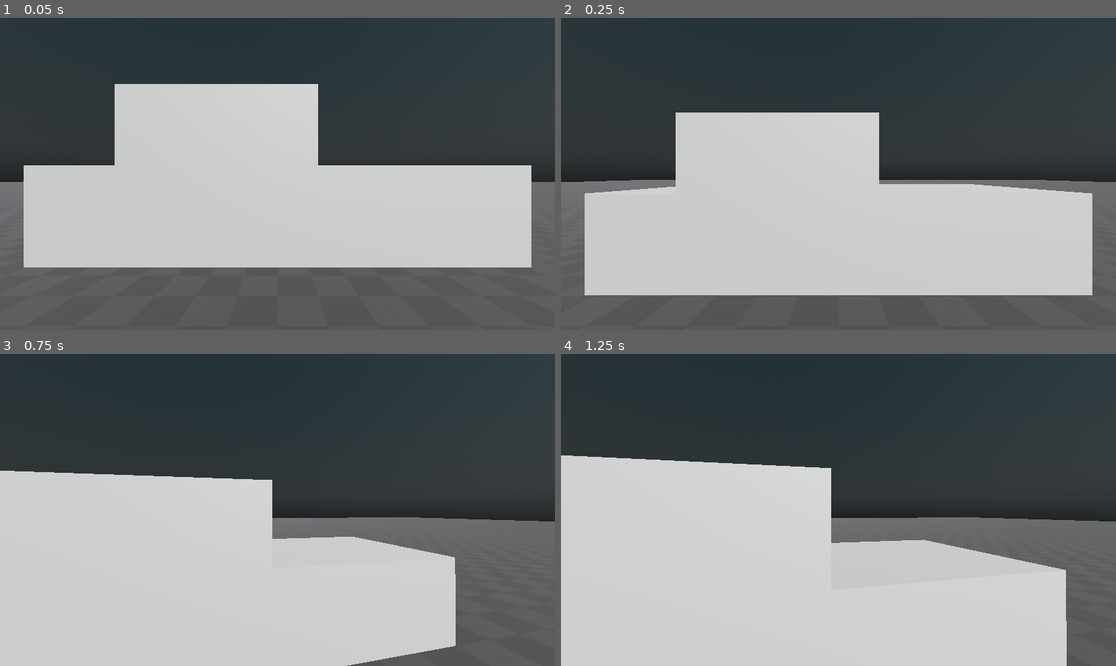
Above: before the commit, frames 1-4 (two rows, left to right).
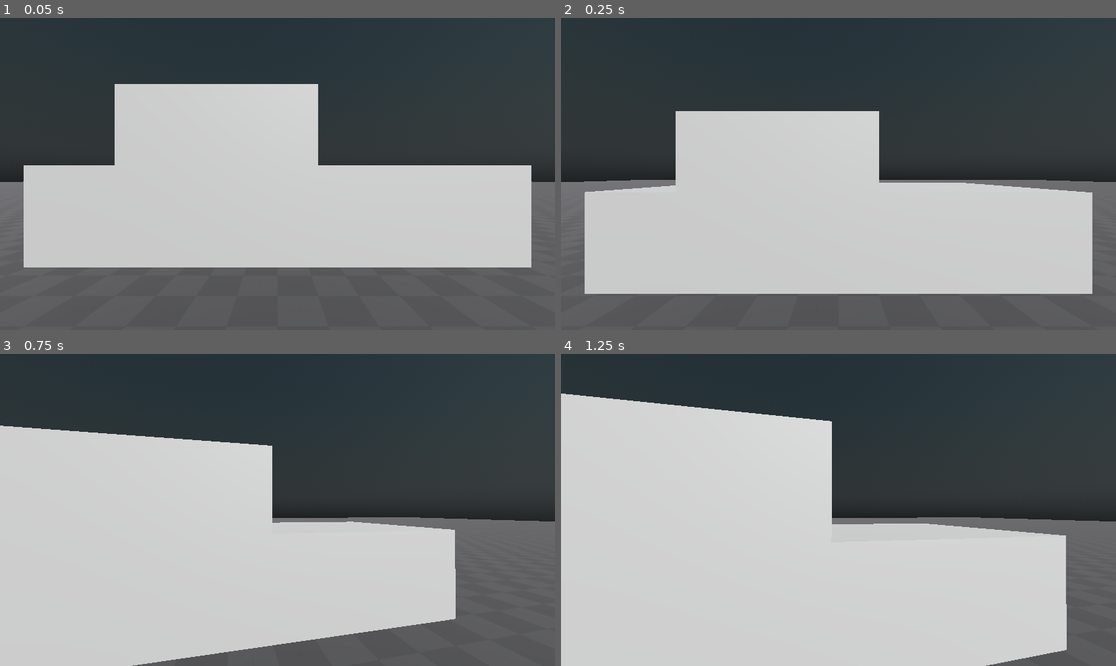
Above: after the commit, the same moments.

Repository: FroggLeo/driving-game
Game: Godot game, scene res://world.tscn
Same seed, same stepped clock (60 frames per second), same inputs: the game is played once before the commit and once after it.
Inputs (mouse positions are in pixels of both pictures, inside the frame that each line leads up to):
- Up to frame 1 (0.05 s): no input
- Up to frame 2 (0.25 s): no input
- Up to frame 3 (0.75 s): tap Enter at 0.5 s; move the mouse to (305, 510) at 0.52 s; hold W (move_forward) from 0.53 s (still down); hold Shift (crouch) from 0.53 s (still down)
- Up to frame 4 (1.25 s): keep holding W (move_forward); keep holding Shift (crouch)

Frame 1 is identical in both runs. In frame 2, 0.8% of the frame differs, in the area x 4-96%, y 29-89%; in frame 3, 12%, in the area x 0-83%, y 22-100%; in frame 4, 12%.

Commit message:
add suspension to car

Diff:
--- a/godot_project/car/car.gd
+++ b/godot_project/car/car.gd
@@ -3,41 +3,55 @@
 # tuned to a compact pickup truck w/ 1 row of seats
 # NOT kei truck!!! legal in america!!!
 
-# using watts to be realistic and have a dynamic top speed
+## using watts to be realistic and have a dynamic top speed
 @export var max_power_watts: float = 35000.0
-# efficiency loss from the engine to the wheels
+## efficiency loss from the engine to the wheels
 @export var drivechain_efficiency: float = 0.85
-# the max traction allowed
-# so that the traction isn't infinite at 0 speed
+## the max traction allowed
+## so that the traction isn't infinite at 0 speed
 @export var max_tractive_force: float = 4500.0
-# the minimum speed that is calculated, prevents insanely large numbers
+## the minimum speed that is calculated, prevents insanely large numbers
 @export var min_speed: float = 1.0
-# maximum force when braking
+## maximum force when braking
 @export var max_brake_force: float = 9000.0
 
-# natural engine brake force when the petal is lifted
-# simple modeling using this function:
-# force = -brake_force_max * v / (v + brake_fade_speed)
+## natural engine brake force when the petal is lifted
+## simple modeling using this function:
+## force = -brake_force_max * v / (v + brake_fade_speed)
 @export var engine_brake_force_max: float = 1000.0
 @export var engine_brake_fade_speed: float = 25.0
-# force of the roll is the mass * coef * gravity
+## force of the roll is the mass * coef * gravity
 @export var rolling_resistance_coef: float = 0.012
-# aerodynamic drag constant
+## aerodynamic drag constant
 @export var drag_coef: float = 0.55
+## drag area, part of the drag formula
 @export var drag_area: float = 4.0
+## density of the air to calculate drag
 @export var air_density: float = 1.225
 
-# mass of the truck in kg
+## mass of the truck in kg
 @export var car_mass: float = 1700.0
-# coefficient of friction of the wheels
-# force laterally, front and back
+## coefficient of friction of the wheels
+## friction force laterally, front and back
 @export var lat_cof: float = 0.75
-# force left and right
+## friction force left and right
 @export var long_cof: float = 0.85
-# gravity
+## gravity
 @export var gravity: float = 9.81
 
-# dedzone of the input
+## radius of the wheel in meters
+@export var wheel_radius: float = 0.33
+@export var suspension_rest: float = 0.35
+## spring constant, in newtons/meter
+@export var suspension_k: float = 100000.0
+## damping of the suspension, shock absorbers
+## in newton-seconds / meter
+@export var suspension_b: float = 5000.0
+## maximum steer angle of the car
+@export var steer_angle_max_deg: float = 30.0
+
+## dedzone of the input
+## amounts below this will not be considered
 @export var deadzone: float = 0.01
 
 # nodes used
@@ -49,6 +63,11 @@
 @onready var enter_area = $enter_area
 @onready var enter_orig = $enter_area/enter_origin
 #@onready var car_mesh = $mesh
+# wheels
+@onready var w_fl: RayCast3D = $wheels/fl
+@onready var w_fr: RayCast3D = $wheels/fr
+@onready var w_rl: RayCast3D = $wheels/rl
+@onready var w_rr: RayCast3D = $wheels/rr
 
 var riders: Array[CharacterBody3D] = []
 var total_mass := car_mass # add item masses here too
@@ -62,8 +81,8 @@
 
 # movement code
 func _physics_process(delta):
-	if riders.size() == 0 or riders[0] == null:
-		return
+	#if riders.size() == 0 or riders[0] == null:
+	#	return
 	# NOTE
 	# driving input maps are: throttle, reverse, steer_left, steer_right, brake
 	# other include: interact
@@ -82,13 +101,27 @@
 	var right := global_transform.basis.x.normalized()
 	var v_right := v.dot(right)
 
+	var steer_angle := deg_to_rad(steer_angle_max_deg) * steer_input
+
+	# WHEEL STUFF
+
+	w_fl.force_raycast_update()
+	w_fr.force_raycast_update()
+	w_rl.force_raycast_update()
+	w_rr.force_raycast_update()
+
+	# TEMP: prove contact
+	if Engine.get_physics_frames() % 10 == 0:
+		print("FL:", w_fl.is_colliding(), " FR:", w_fr.is_colliding(),
+			  " RL:", w_rl.is_colliding(), " RR:", w_rr.is_colliding())
+
 	# THROTTLE STUFF
 
 	# forward and reverse throttle
 	# reverse will simply apply a negative force to 'brake'
 	# instead of braking then reverse
 	var drive_force: float = 0.0
-	if abs(drive_input) > deadzone:
+	if abs(drive_input) > deadzone and riders[0] != null:
 		# using formula engine_force = (power * input) / velocity
 		var total_power = max_power_watts * drivechain_efficiency
 		drive_force = (total_power * drive_input) / max(min_speed, s)
@@ -97,12 +130,12 @@
 
 	# brakes
 	var brake_force: float = 0.0
-	if brake_input > deadzone:
+	if brake_input > deadzone and riders[0] != null:
 		brake_force = max_brake_force * brake_input * -sign(v_forward)
 
 	# coasting force, no pedals down
 	var engine_force: float = 0.0
-	if abs(drive_input) <= deadzone and abs(v_forward) > 0.01:
+	if abs(drive_input) <= deadzone and abs(v_forward) > 0.01 and riders[0] != null:
 		engine_force = -engine_brake_force_max * s / (s + engine_brake_fade_speed) * sign(v_forward)
 
 	# rolling resistance and aerodynamic drag
@@ -118,14 +151,55 @@
 	var total_long_force = drive_force + brake_force + engine_force + resist_force
 	# apply the force
 	apply_central_force(forward * total_long_force)
-
+	_apply_suspension(w_fl, delta)
+	_apply_suspension(w_fr, delta)
+	_apply_suspension(w_rl, delta)
+	_apply_suspension(w_rr, delta)
+
+# when a body enters the enter area
+# underscore is for internal function
 func _body_entered(body: Node) -> void:
 	if body is CharacterBody3D and body.has_method("set_interactable"):
 		body.set_interactable(self, enter_orig, "car", "Enter")
 
+# when a body exits the enter area
 func _body_exited(body: Node) -> void:
 	if body is CharacterBody3D and body.has_method("set_interactable"):
 		body.clear_interactable(self)
+
+func _apply_suspension(wheel: RayCast3D, delta: float) -> float:
+	if not wheel.is_colliding():
+		# no force applied
+		return 0.0
+
+	var point := wheel.get_collision_point() # where the point of contact is
+	var normal := wheel.get_collision_normal() # direction of the normal force
+	var pos := wheel.global_transform.origin # position of the wheel
+	var dist := pos.distance_to(point) # current length of the spring
+
+	# how much the spring is compressed
+	var x := suspension_rest - dist
+
+	# the vector from the center of mass to the point of contact
+	# or also the distance from reference point to target point
+	var radius := point - global_transform.origin
+	# velocity at the point in the object
+	# calculated by velocity_target_point = velocity_reference_point + angular_velocity * radius
+	var velocity_point := linear_velocity + angular_velocity.cross(radius)
+	# the velocity of the normal force to the velocity of the point
+	var velocity_normal := velocity_point.dot(normal)
+
+	# hookes law, force = spring_constant * displacement_x
+	var spring_force := x * suspension_k
+	# damping force formula, force = damping_coefficient * velocity
+	var damper_force := suspension_b * -velocity_normal
+
+	var total_force : float = max(0.0, spring_force + damper_force)
+
+	# applies the force at normal direction, with the total force
+	# at the distance away from center of gravity (radius)
+	apply_force(normal * total_force, radius)
+	return total_force
 
 # gets an open seat in the car, if there is any
 # returns -1 for full car
--- a/godot_project/car/car.tscn
+++ b/godot_project/car/car.tscn
@@ -61,9 +61,13 @@
 [node name="wheels" type="Node3D" parent="."]
 
 [node name="fl" type="RayCast3D" parent="wheels"]
+transform = Transform3D(1, 0, 0, 0, 1, 0, 0, 0, 1, -1, 1.4901161e-08, -1.5)
 
 [node name="fr" type="RayCast3D" parent="wheels"]
+transform = Transform3D(1, 0, 0, 0, 1, 0, 0, 0, 1, 1.1, 1.4901161e-08, -1.5)
 
 [node name="rl" type="RayCast3D" parent="wheels"]
+transform = Transform3D(1, 0, 0, 0, 1, 0, 0, 0, 1, -1, 1.4901161e-08, 1.5)
 
 [node name="rr" type="RayCast3D" parent="wheels"]
+transform = Transform3D(1, 0, 0, 0, 1, 0, 0, 0, 1, 1, 1.4901161e-08, 1.5)
